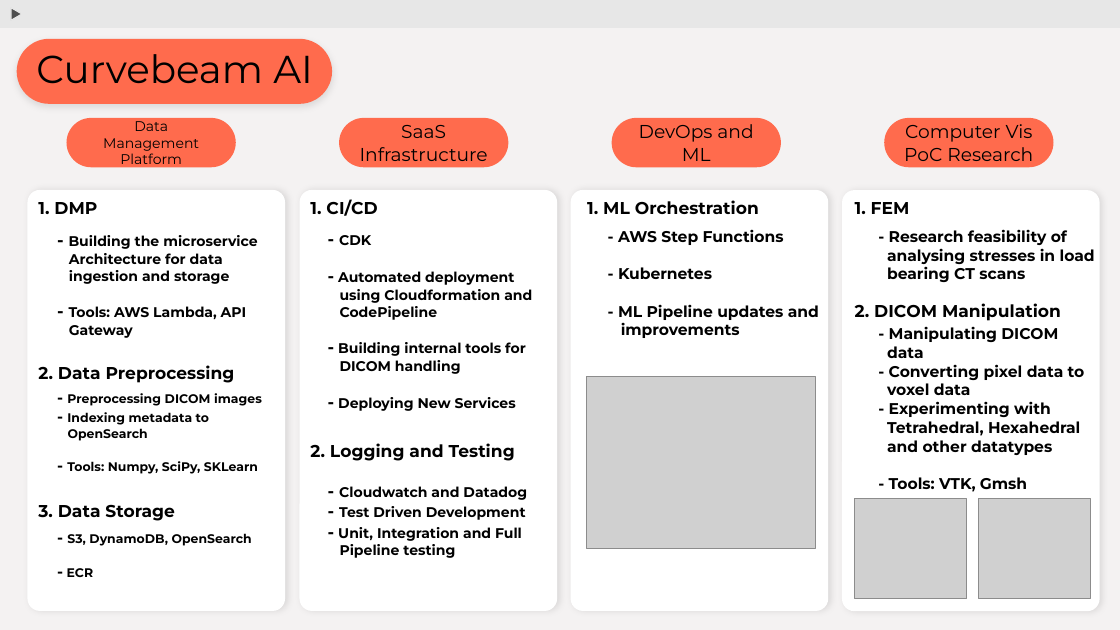
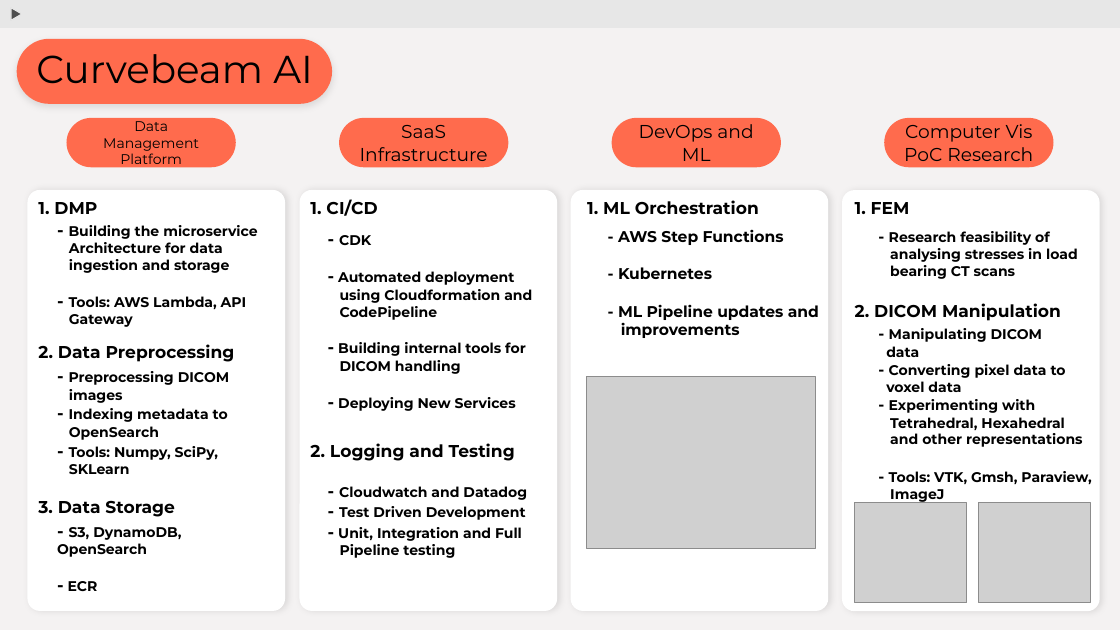
Before and after one commit to sarat9892/Mantel, a slide deck: slide 3 of MyExperience.pptx. Drawn at 1120x630 pixels with LibreOffice and Linux fonts; fonts in the diff are those of the drawing; grey boxes stand for pictures. Boxes give left, top, right and bottom in pixels: in the first picture for what was removed or moved away, otherwise in the second. Text is boxed around its words. In the diff, an @@ line names an element or a change of style, - is before the commit and + after.

```diff
--- a/MyExperience.pptx
+++ b/MyExperience.pptx
@@ subtitle "1. DMP" rewrapped from [38, 202, 235, 521] to [38, 202, 235, 517] @@
@@ subtitle "- Building the microservice Architecture ...": place and size @@
-subtitle "- Building the microservice Architecture ..." at [69, 235, 257, 338]
+subtitle "- Building the microservice Architecture ..." at [69, 225, 257, 327]
@@ subtitle "- Research feasibility of analysing ..." at [889, 231, 1078, 279]: size 10 to 9 pt @@
@@ subtitle at [886, 328, 1066, 392]: size 10 to 9 pt in "Manipulating DICOM data", "Converting pixel data to voxel data" @@
@@ subtitle "- Preprocessing DICOM images": place and size @@
-subtitle "- Preprocessing DICOM images" at [67, 393, 262, 474]
+subtitle "- Preprocessing DICOM images" at [69, 371, 229, 474]
@@ subtitle "- Preprocessing DICOM images" at [69, 371, 229, 474]: size 10 to 11 pt in "-", "-", "-"; size 8 to 9 pt @@
@@ subtitle at [889, 399, 1091, 503]: text changed; size 10 to 9 pt @@
-- Experimenting with
-Tetrahedral, Hexahedral
-and other datatypes
-- Tools: VTK, Gmsh
+- Experimenting with
+Tetrahedral, Hexahedral
+and other representations
+- Tools: VTK, Gmsh, Paraview,
+ImageJ
@@ subtitle "- S3, DynamoDB, OpenSearch": place and size @@
-subtitle "- S3, DynamoDB, OpenSearch" at [67, 533, 252, 577]
+subtitle "- S3, DynamoDB, OpenSearch" at [57, 527, 181, 591]
@@ subtitle "- S3, DynamoDB, OpenSearch" at [57, 527, 181, 591]: size 10 to 11 pt in "-", "-"; size 8 to 9 pt @@
@@ picture: place and size @@
-picture at [855, 498, 967, 598]
+picture at [855, 503, 967, 603]
@@ picture: place and size @@
-picture at [978, 498, 1090, 598]
+picture at [978, 503, 1090, 603]
```
Also in this commit, not shown: 2 other slides changed, 1 other file.
